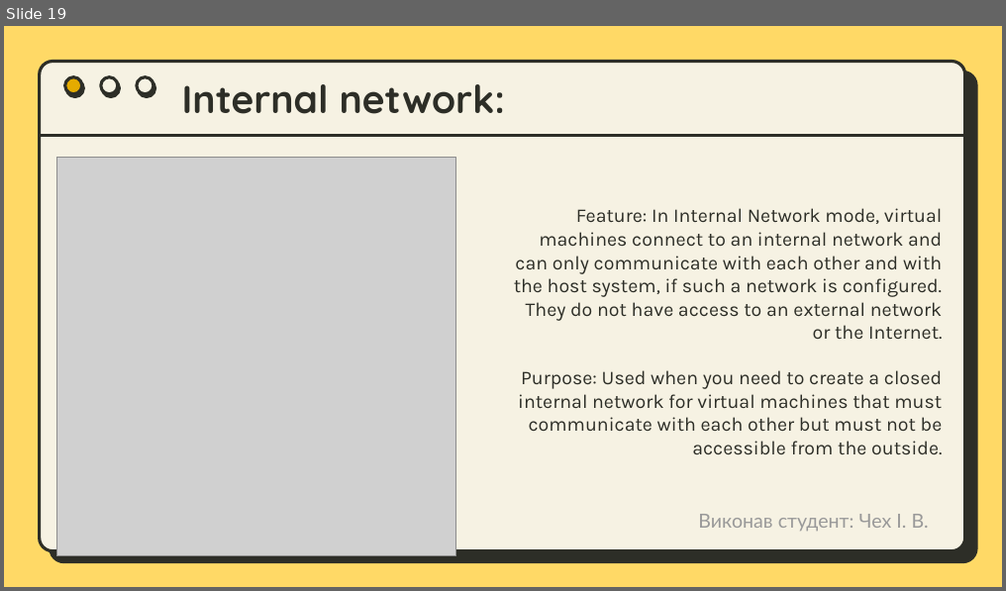
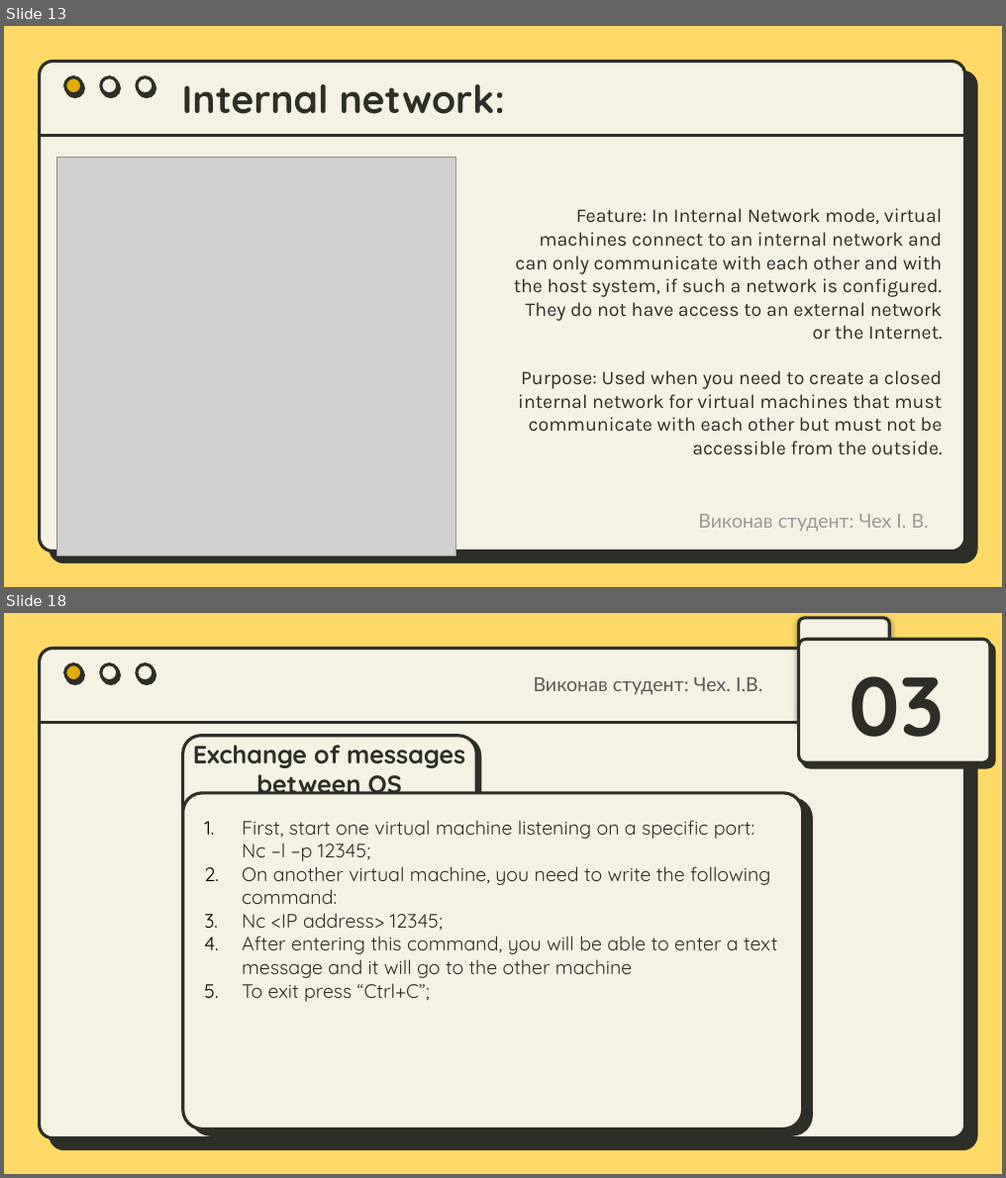
Before and after one commit to IvanChekh/MatematicainsLivesMatter, a slide deck: Workcase №3 .pptx. Shown one above the other, each under a label of ours: slide 19 before the commit, slides 13 and 18 after it; the slides between them are not shown. The pictures are 1006x591 and 1006x1178 pixels, drawn with LibreOffice and Linux fonts; fonts in the diff are those of the drawing; grey boxes stand for pictures. Boxes give left, top, right and bottom in pixels: in the first picture for what was removed or moved away, otherwise in the second. Text is boxed around its words. In the diff, an @@ line names an element or a change of style, - is before the commit and + after.

```diff
--- a/Workcase №3 .pptx
+++ b/Workcase №3 .pptx
@@ slide 18 added at bbox=[4, 613, 1002, 1174], background #FFD966; not listed: 5 template elements that a slide beside it also shows @@
@@ rounded rectangle added at bbox=[798, 618, 889, 724], fill #F6F2E3, outline #2D2E27 2.25 pt @@
@@ rounded rectangle added at bbox=[798, 639, 990, 762], fill #F6F2E3, outline #2D2E27 2.25 pt @@
@@ text added at bbox=[534, 677, 762, 695], 14 pt, text #595959 @@
+Виконав студент: Чех. І.В.
@@ text added at bbox=[849, 676, 944, 737], 60 pt, text #2D2E27, bold @@
+03
@@ rounded rectangle added at bbox=[182, 736, 476, 1024], fill #F6F2E3, outline #2D2E27 2.25 pt @@
@@ title added at bbox=[193, 737, 465, 795], 18 pt, text #2D2E27, bold @@
+Exchange of messages between OS
@@ rounded rectangle added at bbox=[182, 792, 802, 1129], fill #F6F2E3, outline #2D2E27 2.25 pt @@
@@ text added at bbox=[242, 820, 777, 1002], 14 pt, text #2D2E27 @@
+1. First, start one virtual machine listening on a specific port: Nc –l –p 12345;
+2. On another virtual machine, you need to write the following command:
+3. Nc <IP address> 12345;
+4. After entering this command, you will be able to enter a text message and it will go to the other machine
+5. To exit press “Ctrl+C”;
@@ what was slide 19 is now slide 13 @@
```
Also in this commit, not shown: 7 slides changed, 7 other slides added, 8 slides removed.
